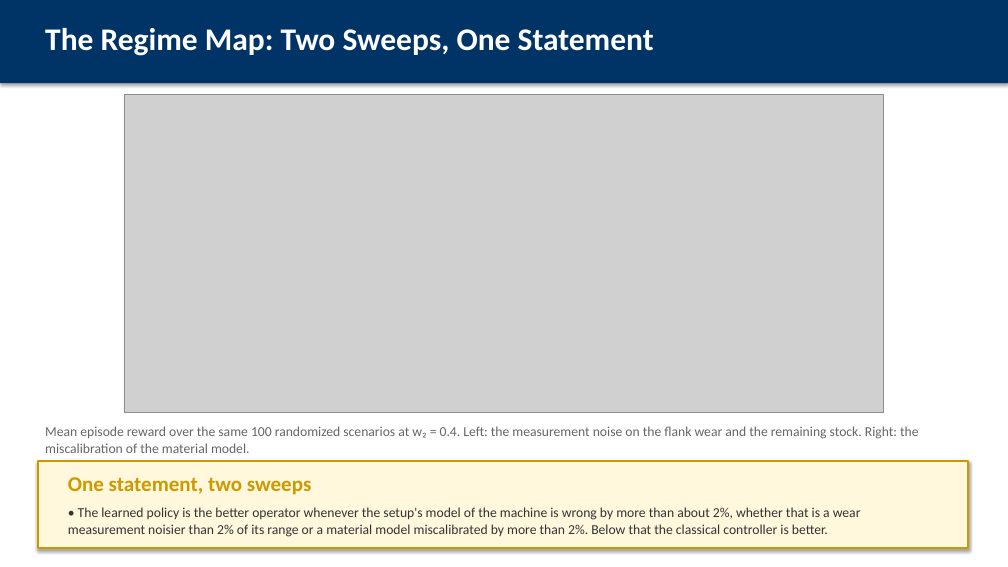
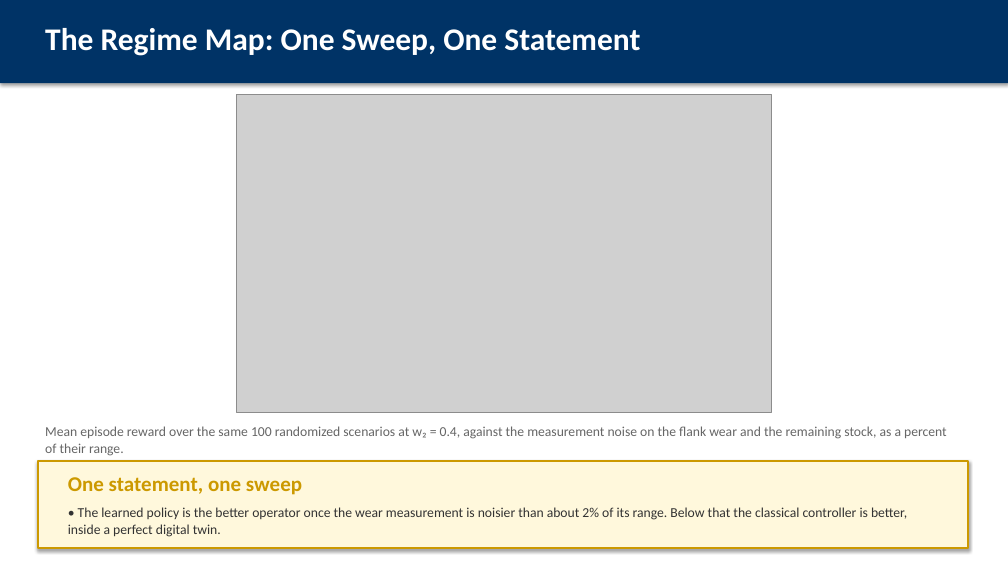
Before and after one commit to AbhinandIITM/AI-in-Mfg, a slide deck: slide 16 of report/presentation.pptx (slide 15 before the commit). Drawn at 1008x567 pixels with LibreOffice and Linux fonts; fonts in the diff are those of the drawing; grey boxes stand for pictures. Boxes give left, top, right and bottom in pixels: in the first picture for what was removed or moved away, otherwise in the second. Text is boxed around its words. In the diff, an @@ line names an element or a change of style, - is before the commit and + after.

Commit message:
docs: the wrong model of the material is out of every document
The report, the deck and the PowerPoint file carry the two regimes and the
one sweep, the three new figures are placed next to the text they belong
to, and the claim is the noise one: the learned policy is the better
operator once the wear measurement is noisier than about 2% of its range,
and inside a perfect digital twin the classical controller is better by a
margin that is inside the noise.

The report is 40 pages with 12 figures, the deck 38 frames, the PowerPoint
file 33 slides.

```diff
--- a/report/presentation.pptx
+++ b/report/presentation.pptx
@@ text at bbox=[45, 28, 640, 56]: text changed @@
-The Regime Map: Two Sweeps, One Statement
+The Regime Map: One Sweep, One Statement
@@ picture: place and size @@
-picture at bbox=[124, 95, 884, 412]
+picture at bbox=[237, 95, 772, 412]
@@ text at bbox=[45, 426, 947, 456]: text changed @@
-Mean episode reward over the same 100 randomized scenarios at w₂ = 0.4. Left: the measurement noise on the flank wear and the remaining stock. Right: the miscalibration of the material model.
+Mean episode reward over the same 100 randomized scenarios at w₂ = 0.4, against the measurement noise on the flank wear and the remaining stock, as a percent of their range.
@@ text at bbox=[68, 477, 302, 495]: text changed @@
-One statement, two sweeps
+One statement, one sweep
@@ text at bbox=[68, 507, 907, 537]: text changed @@
-• The learned policy is the better operator whenever the setup's model of the machine is wrong by more than about 2%, whether that is a wear measurement noisier than 2% of its range or a material model miscalibrated by more than 2%. Below that the classical controller is better.
+• The learned policy is the better operator once the wear measurement is noisier than about 2% of its range. Below that the classical controller is better, inside a perfect digital twin.
```
Also in this commit, not shown: 7 other slides changed, 3 slides added, 1 slide removed, 8 other files.
